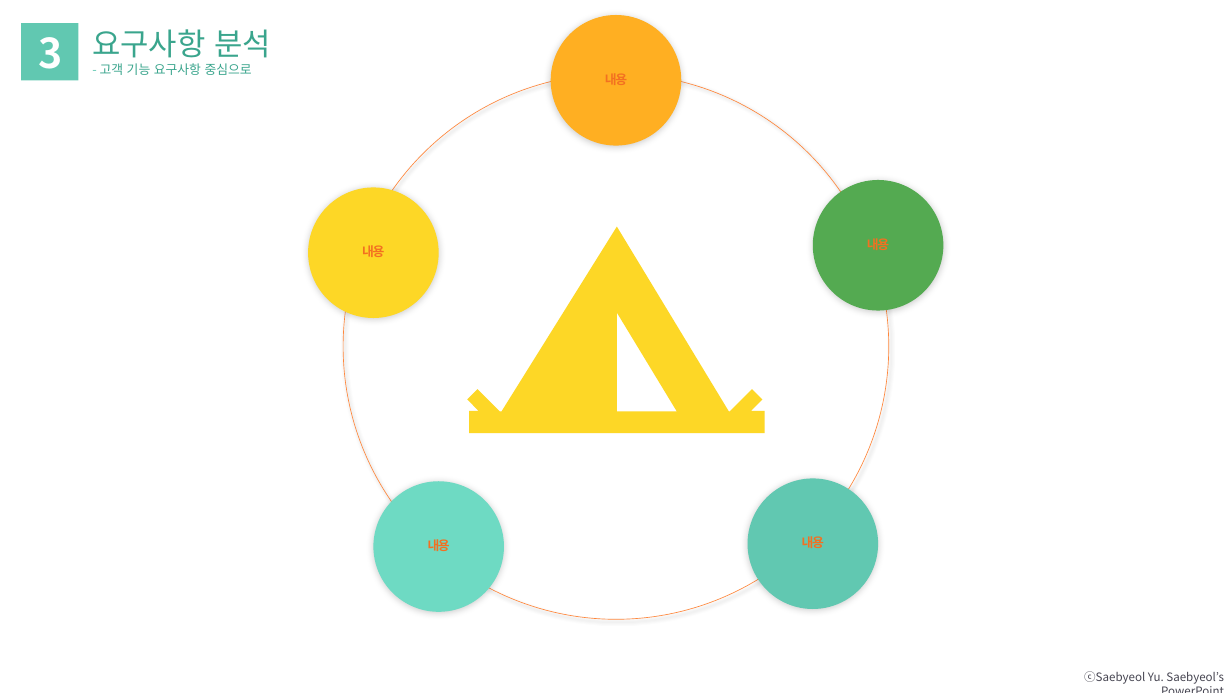
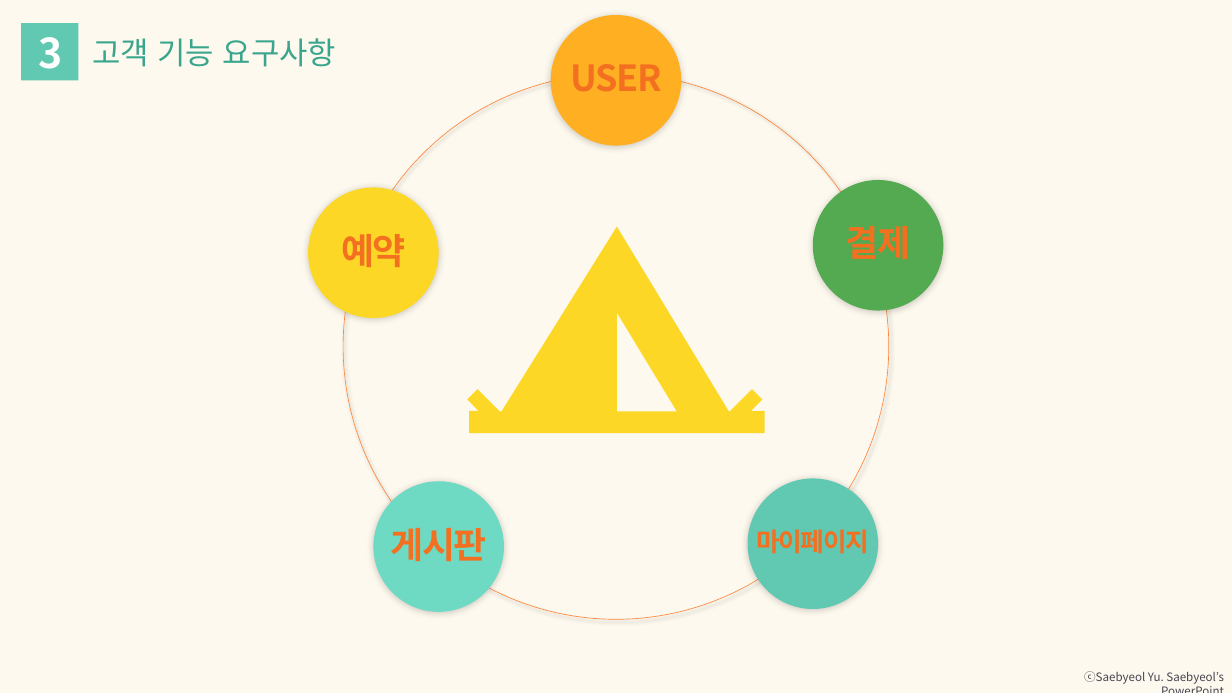
Before and after one commit to hyunmin0317/SoftwareEngineering_Project, a slide deck: slide 10 of 과제/프로젝트 중간보고.pptx. Drawn at 1232x693 pixels with LibreOffice and Linux fonts; fonts in the diff are those of the drawing. Boxes give left, top, right and bottom in pixels: in the first picture for what was removed or moved away, otherwise in the second. Text is boxed around its words. In the diff, an @@ line names an element or a change of style, - is before the commit and + after.

```diff
--- a/과제/프로젝트 중간보고.pptx
+++ b/과제/프로젝트 중간보고.pptx
@@ background #FFFFFF to #FDF9EE @@
@@ text at <box>92,38,336,67</box>: text changed @@
-요구사항 분석
+고객 기능 요구사항
@@ text removed at <box>100,63,252,75</box> @@
-- 고객 기능 요구사항 중심으로
@@ text at <box>570,64,662,91</box>: text changed; size 10 to 28 pt @@
-내용
+USER
@@ text at <box>341,234,406,267</box>: text changed; size 10 to 28 pt @@
-내용
+예약
@@ text at <box>846,226,911,259</box>: text changed; size 10 to 28 pt @@
-내용
+결제
@@ text at <box>390,528,487,561</box>: text changed; size 10 to 28 pt @@
-내용
+게시판
@@ text at <box>756,529,869,554</box>: text changed; size 10 to 20 pt @@
-내용
+마이페이지
```
Also in this commit, not shown: 6 other slides changed, 19 slides added.
